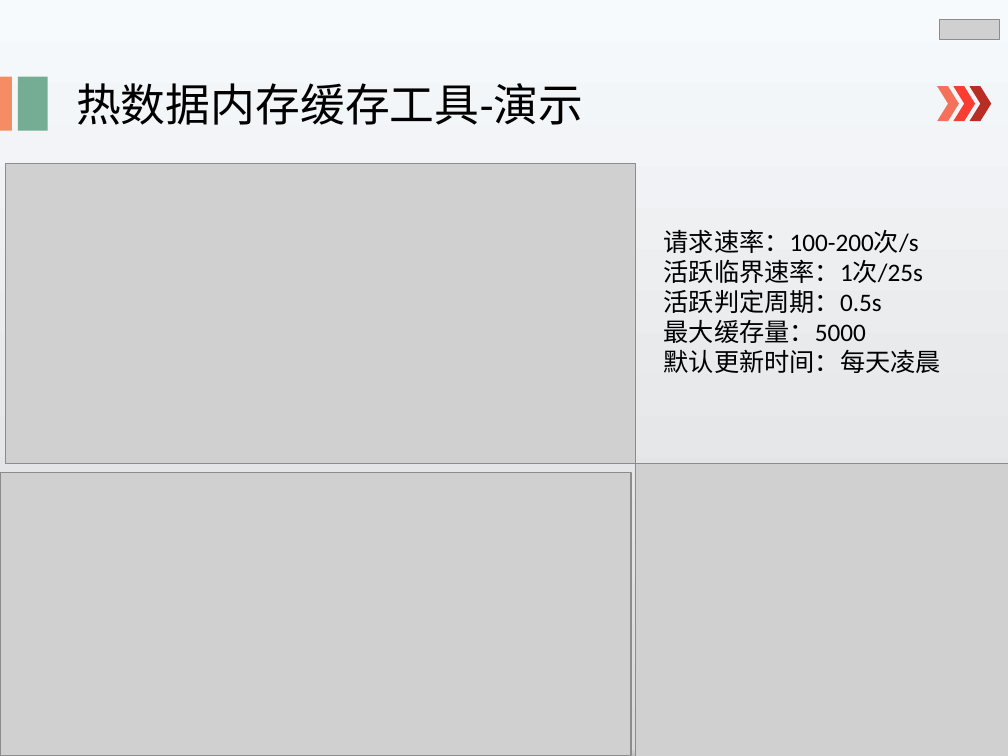
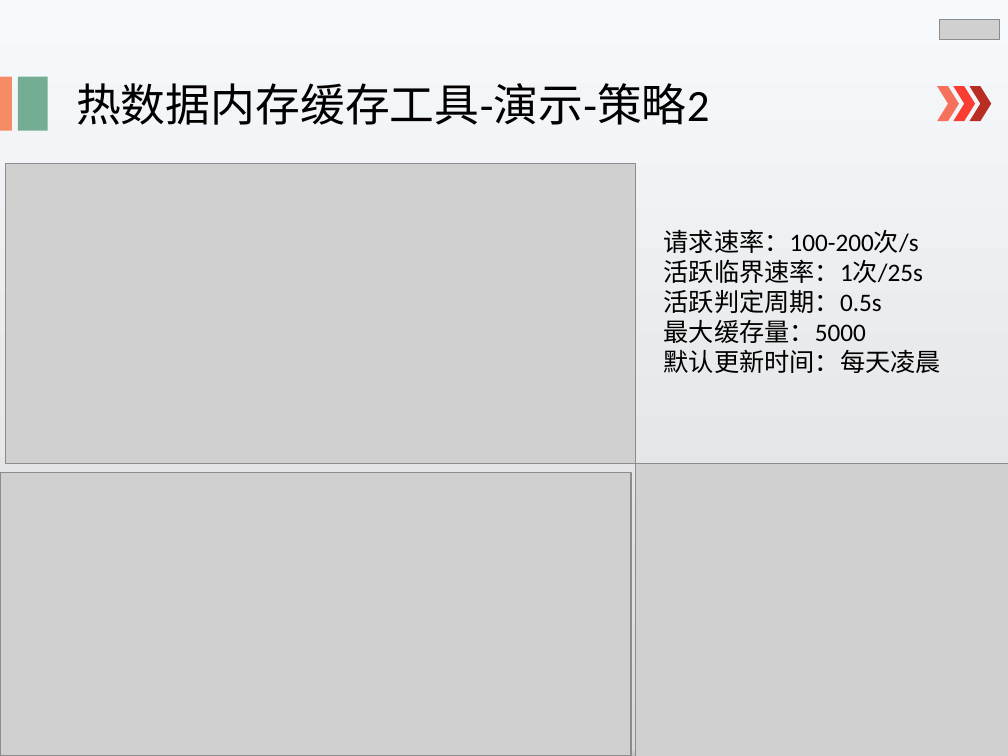
Before and after one commit to lspgithublxh/document, a slide deck: slide 21 of 业务文档跟踪/述职/shuzhi.pptx. Drawn at 1008x756 pixels with LibreOffice and Linux fonts; fonts in the diff are those of the drawing; grey boxes stand for pictures. Boxes give left, top, right and bottom in pixels: in the first picture for what was removed or moved away, otherwise in the second. Text is boxed around its words. In the diff, an @@ line names an element or a change of style, - is before the commit and + after.

```diff
--- a/业务文档跟踪/述职/shuzhi.pptx
+++ b/业务文档跟踪/述职/shuzhi.pptx
@@ text at [76,83,709,125]: text changed @@
-热数据内存缓存工具-演示
+热数据内存缓存工具-演示-策略2
```
Also in this commit, not shown: 1 other slide changed, 2 slides added, 5 slides removed, 2 other files.
